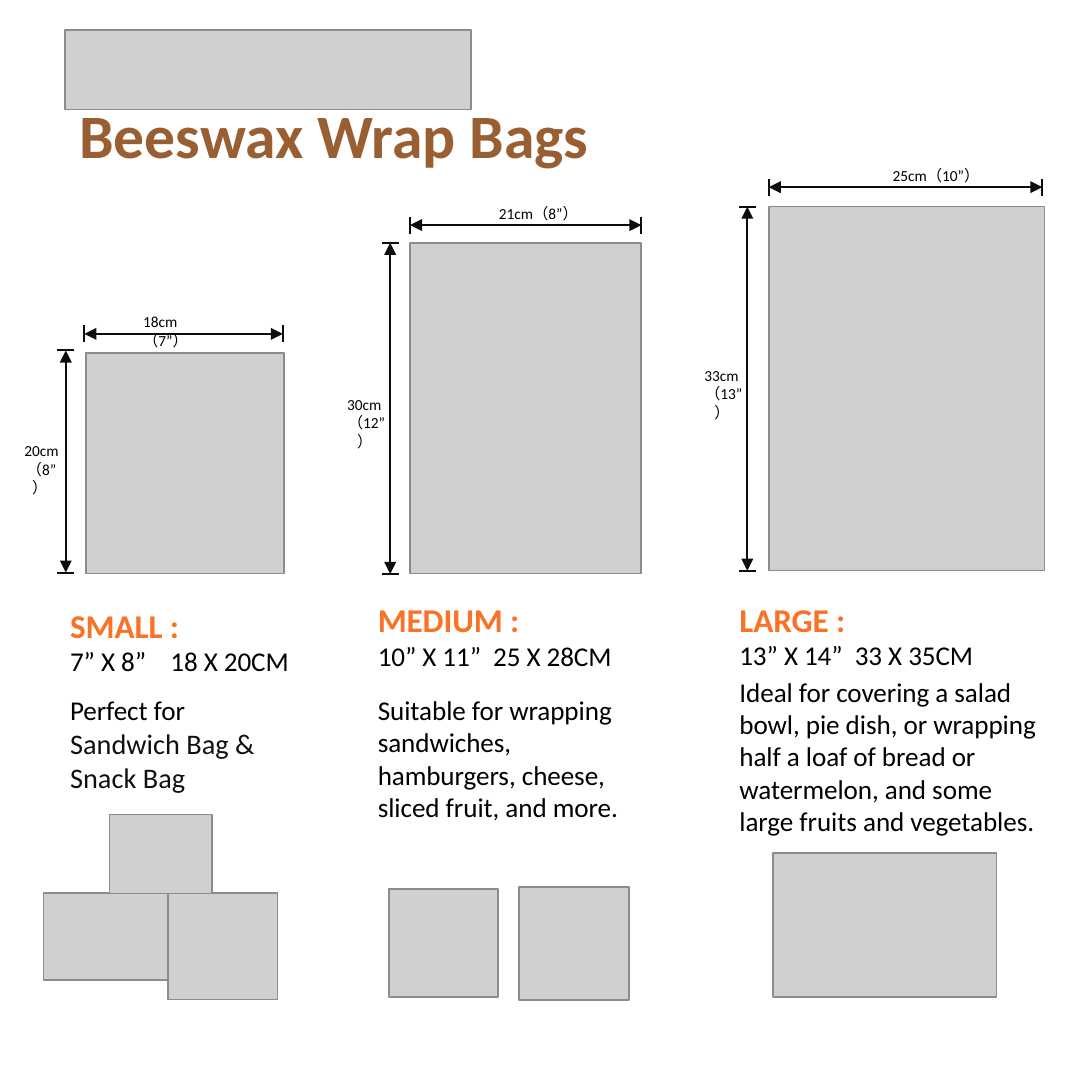
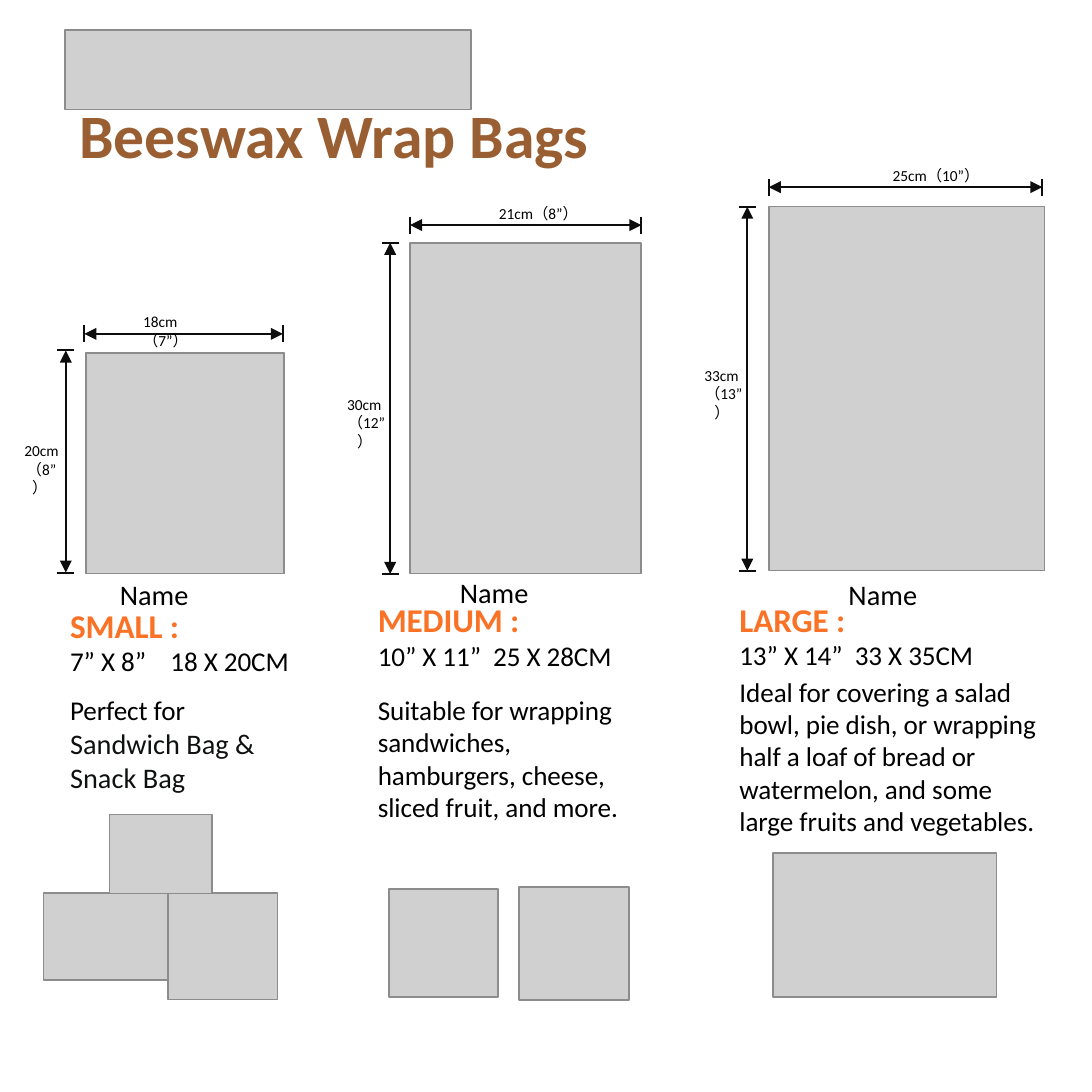
Before and after one commit to Awinfredwa/DFHO_Tools, a slide deck: slide 2 of 蜂蜡袋/蜂蜡袋模版.pptx. Drawn at 1092x1092 pixels with LibreOffice and Linux fonts; fonts in the diff are those of the drawing; grey boxes stand for pictures. Boxes give left, top, right and bottom in pixels: in the first picture for what was removed or moved away, otherwise in the second. Text is boxed around its words. In the diff, an @@ line names an element or a change of style, - is before the commit and + after.

```diff
--- a/蜂蜡袋/蜂蜡袋模版.pptx
+++ b/蜂蜡袋/蜂蜡袋模版.pptx
@@ text added at (x1=120, y1=586, x2=189, y2=606), 14 pt, text #000000 @@
+Name
@@ text added at (x1=460, y1=584, x2=529, y2=611), 14 pt, text #000000 @@
+Name
@@ text added at (x1=848, y1=586, x2=917, y2=606), 14 pt, text #000000 @@
+Name
```
Also in this commit, not shown: 1 other slide changed, 13 other files.
